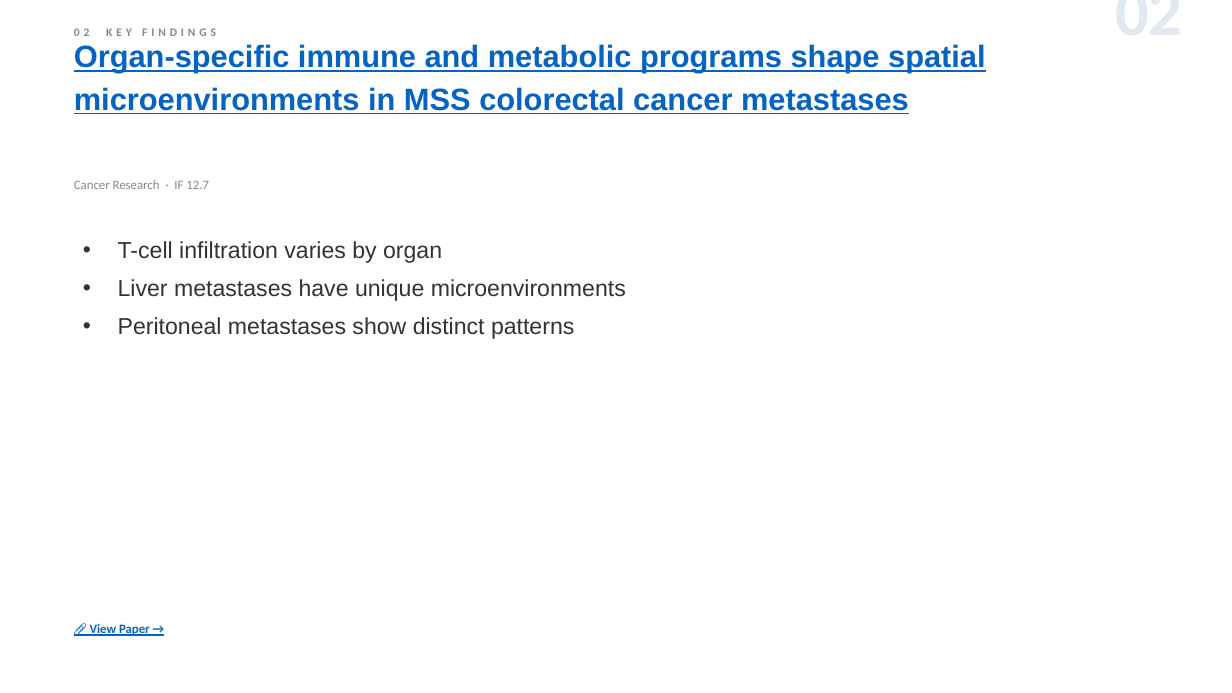
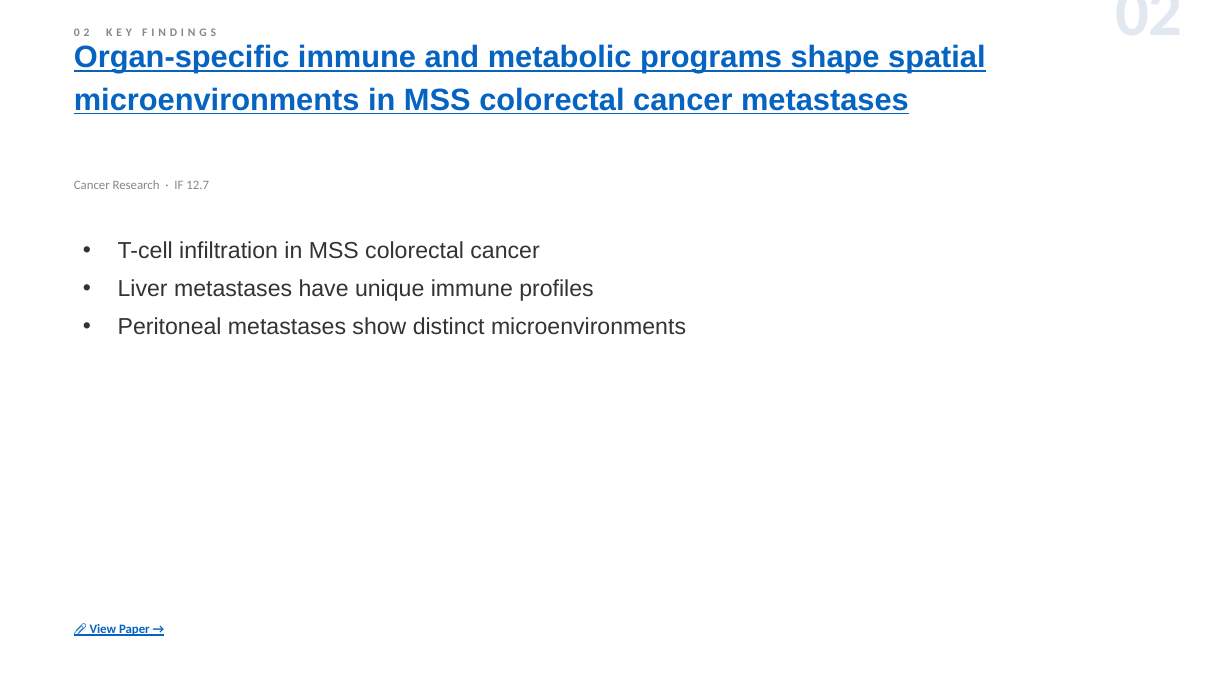
Before and after one commit to jejenhu-maker/colorectal-weekly-digest, a slide deck: slide 4 of docs/digest-en.pptx. Drawn at 1232x693 pixels with LibreOffice and Linux fonts; fonts in the diff are those of the drawing. Boxes give left, top, right and bottom in pixels: in the first picture for what was removed or moved away, otherwise in the second. Text is boxed around its words. In the diff, an @@ line names an element or a change of style, - is before the commit and + after.

```diff
--- a/docs/digest-en.pptx
+++ b/docs/digest-en.pptx
@@ text at [118, 241, 686, 335]: text changed @@
-• T-cell infiltration varies by organ
-• Liver metastases have unique microenvironments
-• Peritoneal metastases show distinct patterns
+• T-cell infiltration in MSS colorectal cancer
+• Liver metastases have unique immune profiles
+• Peritoneal metastases show distinct microenvironments
```
Also in this commit, not shown: 10 other slides changed, 1 slide added, 3 other files.
